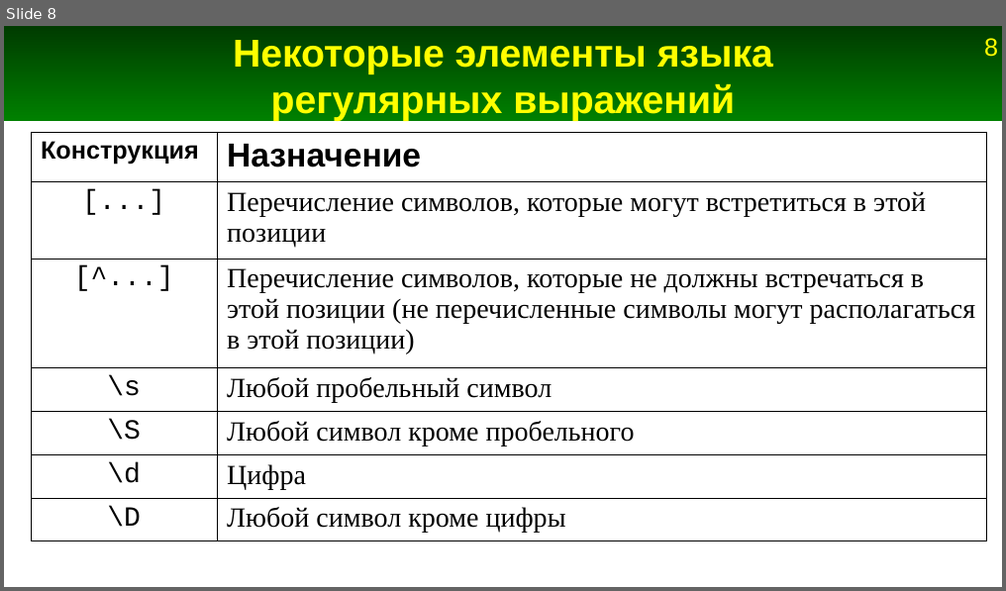
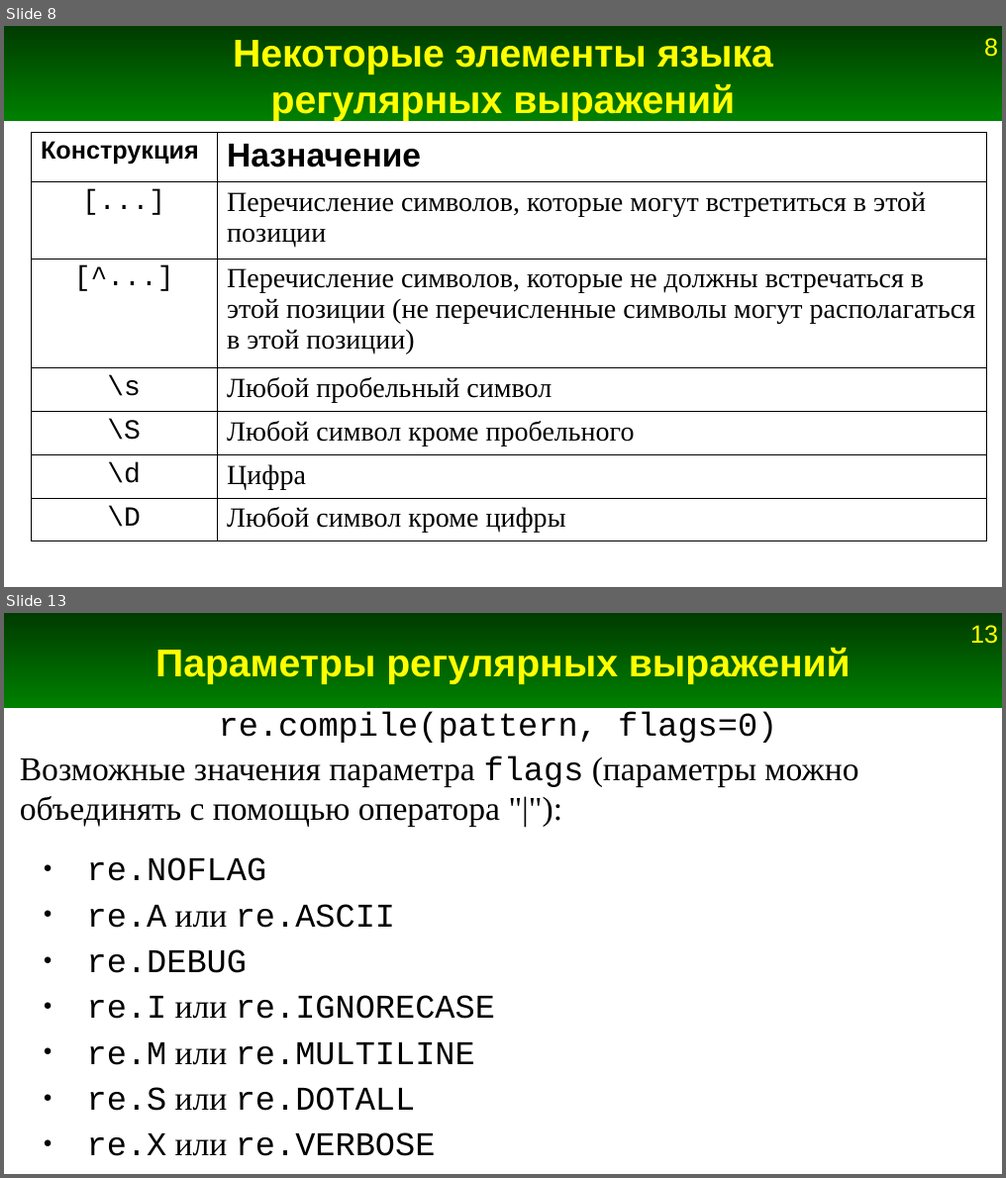
Before and after one commit to Jenyay/python-lectures, a slide deck: presentations/10. Regular expressions.odp. Shown one above the other, each under a label of ours: slide 8 before the commit, slides 8 and 13 after it; the slides between them are not shown. The pictures are 1006x591 and 1006x1178 pixels, drawn with LibreOffice and Linux fonts; fonts in the diff are those of the drawing. Boxes give left, top, right and bottom in pixels: in the first picture for what was removed or moved away, otherwise in the second. Text is boxed around its words. In the diff, an @@ line names an element or a change of style, - is before the commit and + after.

```diff
--- a/presentations/10. Regular expressions.odp
+++ b/presentations/10. Regular expressions.odp
@@ slide 13 added at [4, 613, 1002, 1174], background #FFFFFF; not listed: 2 template elements that a slide beside it also shows @@
@@ title added at [155, 647, 850, 684], 28 pt, text #FFFF00, bold @@
+Параметры регулярных выражений
@@ text added at [219, 712, 777, 743], 24 pt, text #000000 @@
+re.compile(pattern, flags=0)
@@ text added at [20, 757, 858, 827], 24 pt, text #000000 @@
+Возможные значения параметра flags (параметры можно объединять с помощью оператора "|"):
@@ text added at [87, 858, 495, 1157], 24 pt, text #000000 @@
+● re.NOFLAG
+● re.A или re.ASCII
+● re.DEBUG
+● re.I или re.IGNORECASE
+● re.M или re.MULTILINE
+● re.S или re.DOTALL
+● re.X или re.VERBOSE
```
Also in this commit, not shown: 23 other slides added, 1 slide removed, 9 other files.
